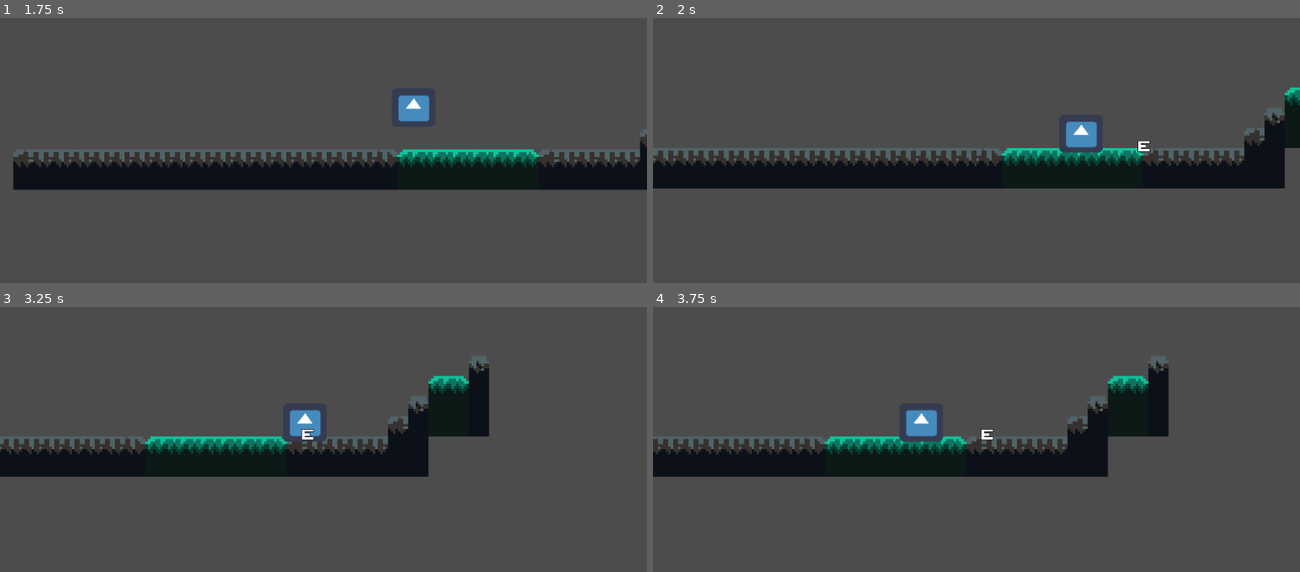
Above: before the commit, frames 1-4 (two rows, left to right).
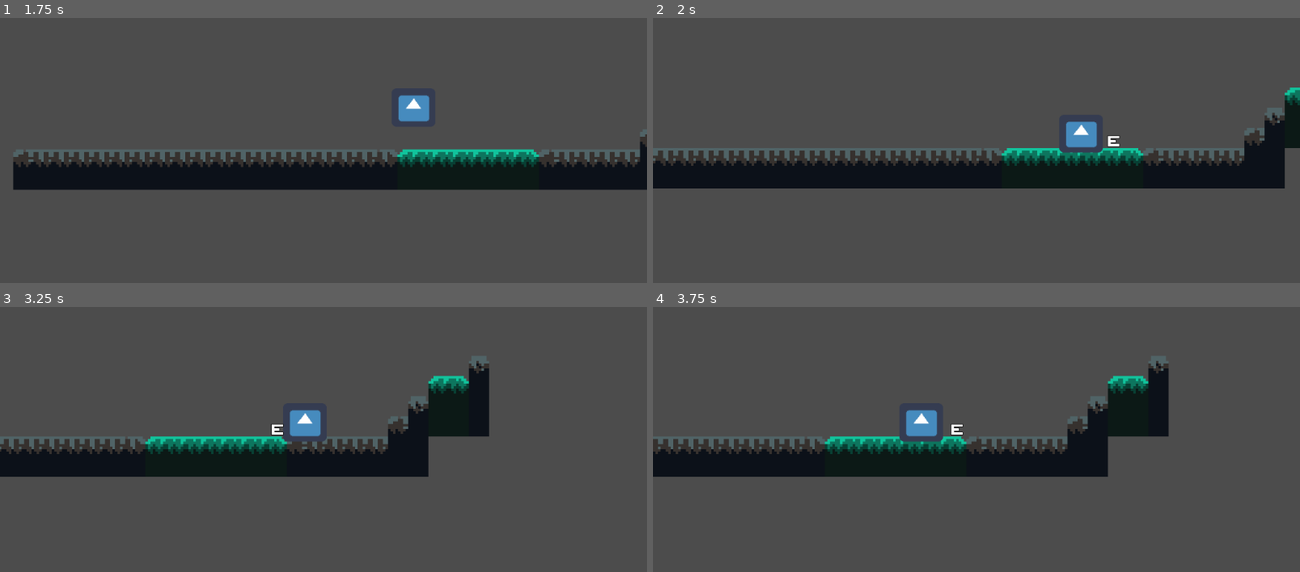
Above: after the commit, the same moments.

Repository: lasive/roots
Game: Godot game, scene res://Menu.tscn
Same seed, same stepped clock (60 frames per second), same inputs: the game is played once before the commit and once after it. The engine's default icon, where the game draws it, is replaced by a stand-in: a white triangle on a blue panel in a dark square.
Inputs (mouse positions are in pixels of both pictures, inside the frame that each line leads up to):
- Up to frame 1 (1.75 s): click (329, 129) at 0.5 s; move the mouse to (465, 76) at 1.27 s; hold Right (move_right) from 1.28 s (still down); tap E (E) at 1.35 s; tap Up (jump) at 1.52 s
- Up to frame 2 (2 s): keep holding Right (move_right)
- Up to frame 3 (3.25 s): move the mouse to (194, 402) at 2.02 s; click (194, 402) at 2.1 s; tap Up (jump) at 2.27 s; move the mouse to (outside the picture) at 2.77 s; release Right (move_right) at 2.78 s; hold Left (move_left) from 2.78 s (still down); tap E (E) at 2.85 s
- Up to frame 4 (3.75 s): move the mouse to (944, 458) at 3.52 s; release Left (move_left) at 3.53 s; hold Right (move_right) from 3.53 s (still down); click (944, 458) at 3.6 s

Frame 1 is identical in both runs. In frame 2, 0.1% of the frame differs, in the area x 70-77%, y 44-51%; in frame 3, 0.1%, in the area x 41-49%, y 44-51%; in frame 4, 0.1%.

Commit message:
planting

Diff:
--- a/Objects/Player.gd
+++ b/Objects/Player.gd
@@ -52,7 +52,7 @@
 		var cell_size = tilemap.cell_size.x
 		var aproximate_position = Vector2(global_position.x + directionX*cell_size*1.5, global_position.y + cell_size)
 		var aproximate_position_top = Vector2(global_position.x + directionX*cell_size*1.5, global_position.y + cell_size - cell_size)
-		var aproximate_position_top_top = Vector2(global_position.x + directionX*cell_size*1.5, global_position.y + cell_size + cell_size)
+		var aproximate_position_top_top = Vector2(global_position.x + directionX*cell_size*1.5, global_position.y + cell_size - cell_size - cell_size)
 
 		var cell = tilemap.get_cellv(tilemap.world_to_map(aproximate_position))
 		var cell_top = tilemap.get_cellv(tilemap.world_to_map(aproximate_position_top))
@@ -61,9 +61,10 @@
 		var plant_pos = Vector2.ZERO
 		if cell == 3 and cell_top == -1:
 			plant_pos = plant_seed(tilemap, aproximate_position)
-			print(plant_pos)
+
 		elif cell_top == 3 and cell_top_top == -1:
 			plant_pos = plant_seed(tilemap, aproximate_position_top)
+			print(plant_pos)
 		if plant_pos.x != 0:
 			$E.show()
 			$E.global_position = plant_pos
--- a/Objects/Player.tscn
+++ b/Objects/Player.tscn
@@ -22,9 +22,10 @@
 [node name="E" type="Node2D" parent="."]
 
 [node name="E" type="Label" parent="E"]
-margin_left = 10.0
-margin_right = 64.0
-margin_bottom = 67.0
+margin_left = -2.0
+margin_top = -2.0
+margin_right = 52.0
+margin_bottom = 65.0
 rect_scale = Vector2( 0.1, 0.1 )
 custom_fonts/font = ExtResource( 3 )
 text = "E"
Not shown, changed: .mono/metadata/ide_messaging_meta.txt
